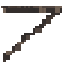
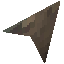
Comparing the layer stacks of the two (64, 64) images. Changes:
added layer "Layer 5" above "Layer 2" over [3, 1, 60, 63]
hid "Branch_03 copy", painted on it over [1, 6, 62, 62]
removed layer "Branch_03" over [1, 6, 62, 13]
